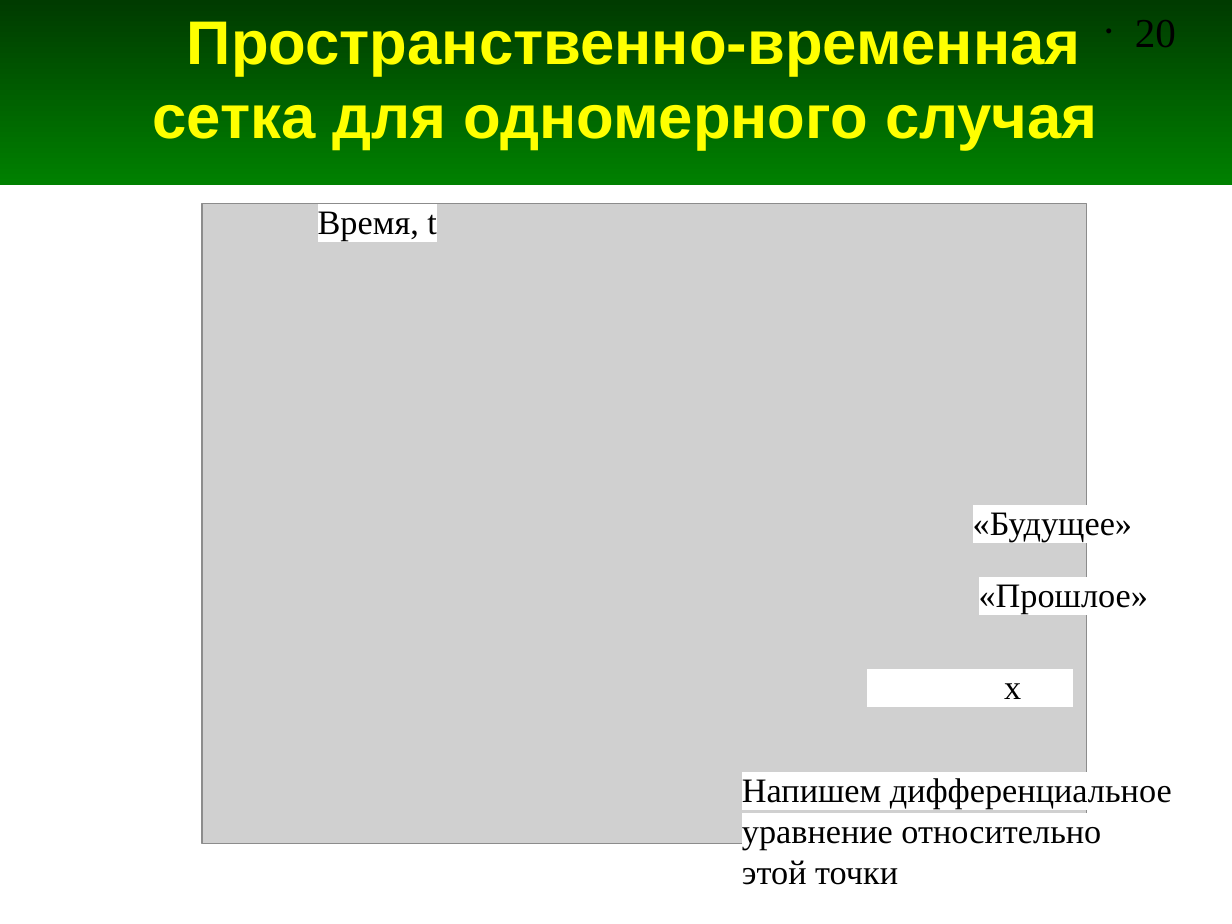
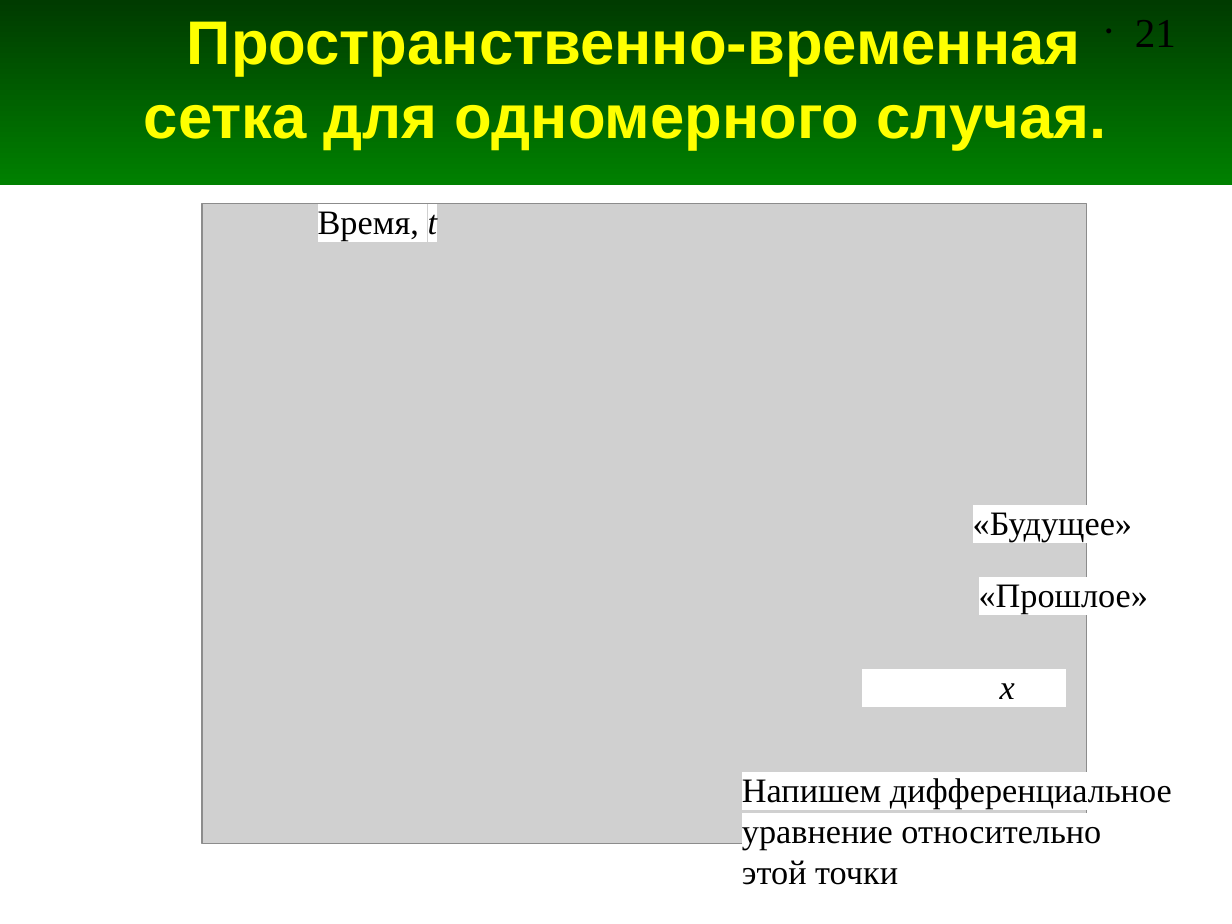
Before and after one commit to andris0147sv/modelling, a slide deck: slide 21 of FDTD.odp (slide 20 before the commit). Drawn at 1232x924 pixels with LibreOffice and Linux fonts; fonts in the diff are those of the drawing; grey boxes stand for pictures. Boxes give left, top, right and bottom in pixels: in the first picture for what was removed or moved away, otherwise in the second. Text is boxed around its words. In the diff, an @@ line names an element or a change of style, - is before the commit and + after.

```diff
--- a/FDTD.odp
+++ b/FDTD.odp
@@ title at [144, 21, 1106, 150]: text changed @@
-Пространственно-временная сетка для одномерного случая
+Пространственно-временная сетка для одномерного случая.
@@ page number at [1135, 20, 1176, 47]: text changed @@
-• 20
+• 21
@@ text "Время, t" at [318, 211, 437, 241]: italic on in "t" @@
@@ text "x" at [1000, 683, 1015, 699]: italic on @@
```
Also in this commit, not shown: 6 other slides changed, 3 slides added.
